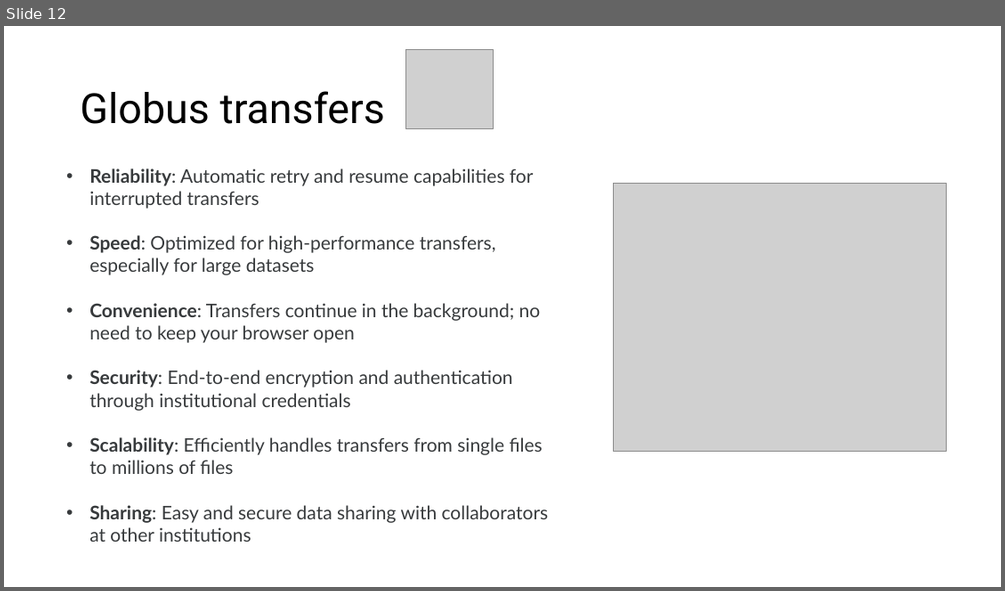
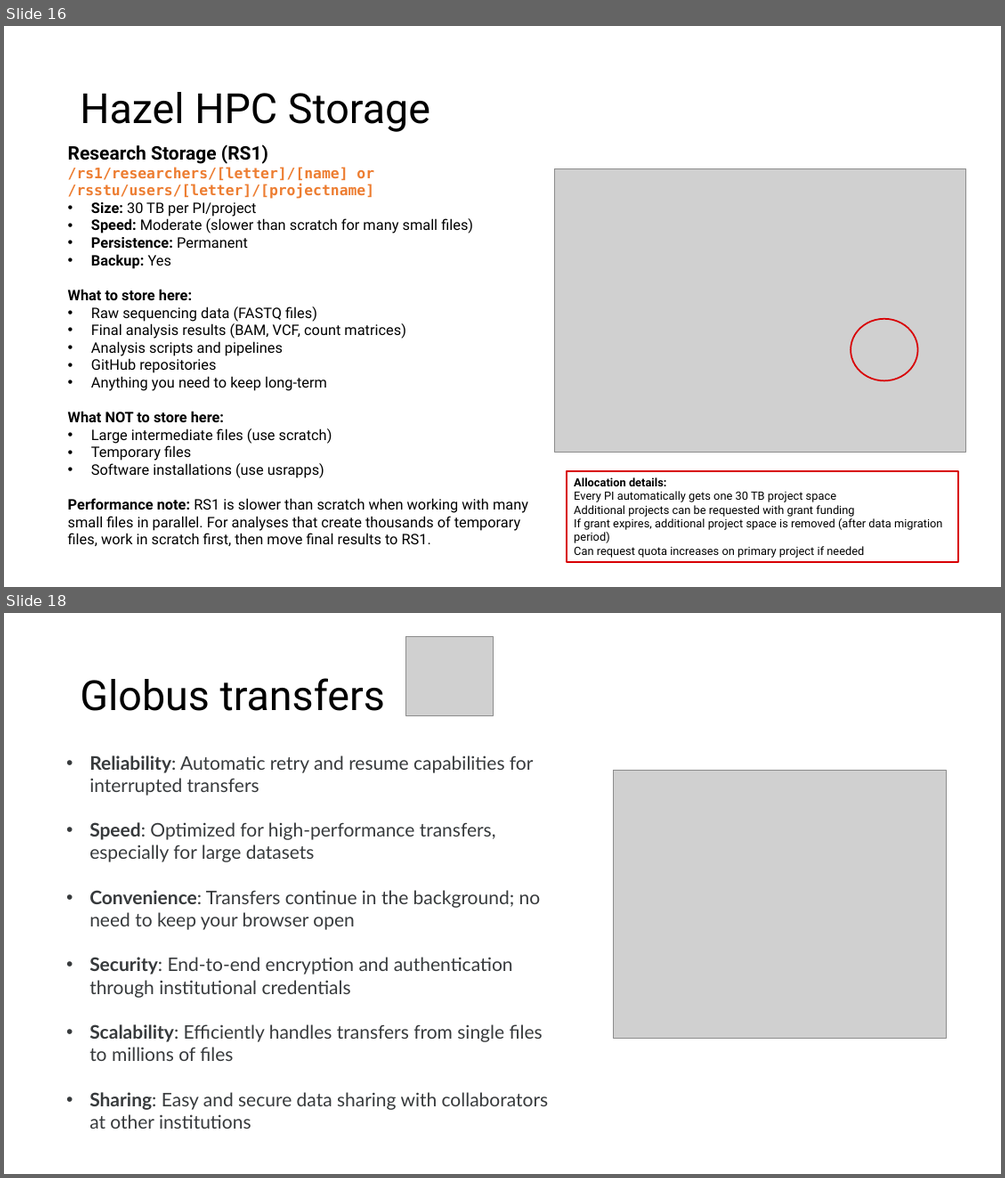
Before and after one commit to hurwitzlab/brc_hazel_training, a slide deck: slides/brc_hazel_week_d4.pptx. Shown one above the other, each under a label of ours: slide 12 before the commit, slides 16 and 18 after it; the slides between them are not shown. The pictures are 1005x591 and 1005x1178 pixels, drawn with LibreOffice and Linux fonts; fonts in the diff are those of the drawing; grey boxes stand for pictures. Boxes give left, top, right and bottom in pixels: in the first picture for what was removed or moved away, otherwise in the second. Text is boxed around its words. In the diff, an @@ line names an element or a change of style, - is before the commit and + after.

```diff
--- a/slides/brc_hazel_week_d4.pptx
+++ b/slides/brc_hazel_week_d4.pptx
@@ slide 16 added at <box>4,26,1001,587</box>, background #FFFFFF @@
@@ title added at <box>80,92,430,132</box>, 40 pt, text #000000 @@
+Hazel HPC Storage
@@ text added at <box>68,144,528,546</box>, 14 pt, text #000000 @@
+Research Storage (RS1) /rs1/researchers/[letter]/[name] or /rsstu/users/[letter]/[projectname]
+• Size: 30 TB per PI/project
+• Speed: Moderate (slower than scratch for many small files)
+• Persistence: Permanent
+• Backup: Yes
+What to store here:
+• Raw sequencing data (FASTQ files)
+• Final analysis results (BAM, VCF, count matrices)
+• Analysis scripts and pipelines
+• GitHub repositories
+• Anything you need to keep long-term
+What NOT to store here:
+• Large intermediate files (use scratch)
+• Temporary files
+• Software installations (use usrapps)
+Performance note: RS1 is slower than scratch when working with many small files in parallel. For analyses that create thousands of temporary files, work in scratch first, then move final results to RS1.
@@ picture added at <box>554,168,966,452</box> @@
@@ ellipse added at <box>850,319,918,380</box>, outline #D80003 1.5 pt @@
@@ rectangle added at <box>566,472,958,562</box>, outline #D80003 1.5 pt, 11 pt, text #000000 @@
+Allocation details:
+Every PI automatically gets one 30 TB project space
+Additional projects can be requested with grant funding
+If grant expires, additional project space is removed (after data migration period)
+Can request quota increases on primary project if needed
@@ what was slide 12 is now slide 18 @@
```
Also in this commit, not shown: 5 other slides added, 1 other file.
